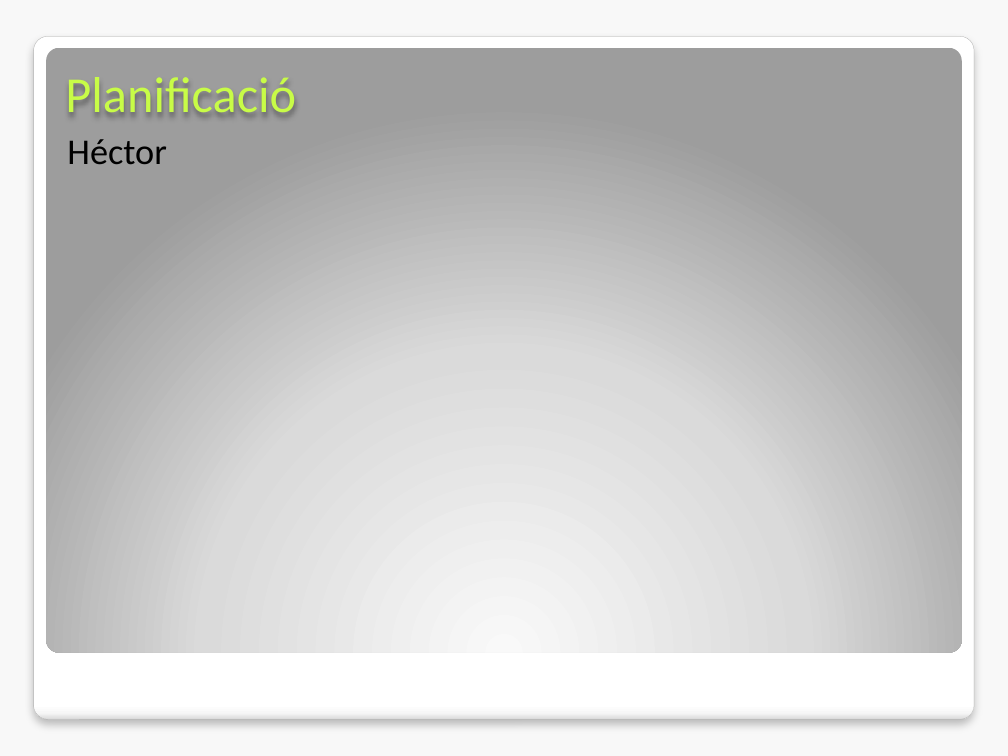
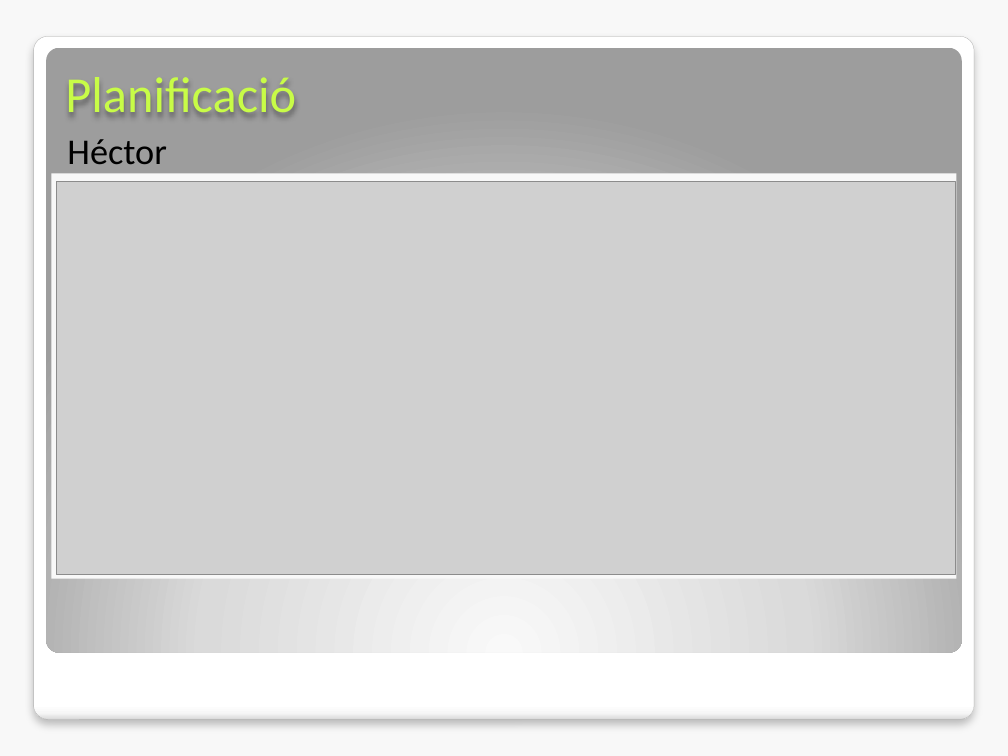
Before and after one commit to rxuriguera/pxc2, a slide deck: slide 5 of docs/seguiment/Seguiment.pptx. Drawn at 1008x756 pixels with LibreOffice and Linux fonts; fonts in the diff are those of the drawing; grey boxes stand for pictures; background and template pictures are left out. Boxes give left, top, right and bottom in pixels: in the first picture for what was removed or moved away, otherwise in the second. Text is boxed around its words. In the diff, an @@ line names an element or a change of style, - is before the commit and + after.

```diff
--- a/docs/seguiment/Seguiment.pptx
+++ b/docs/seguiment/Seguiment.pptx
@@ rectangle added at (51, 173, 957, 579), fill #F8F8F8 @@
@@ picture added at (56, 181, 956, 576) @@
```
Also in this commit, not shown: 4 other slides changed, 2 other files.
